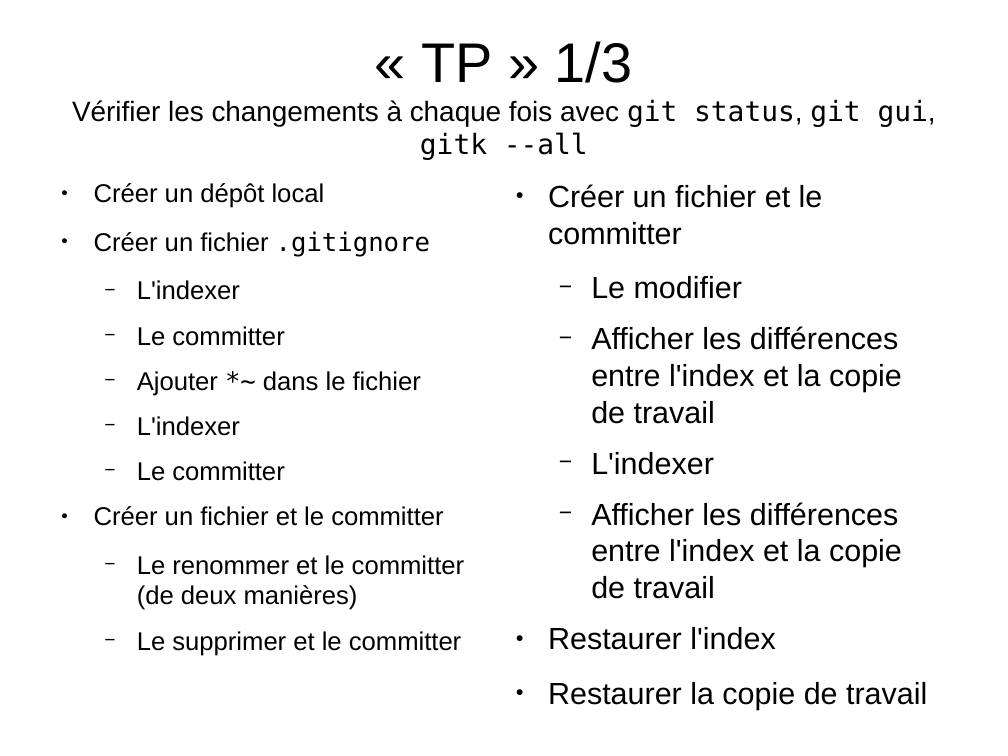
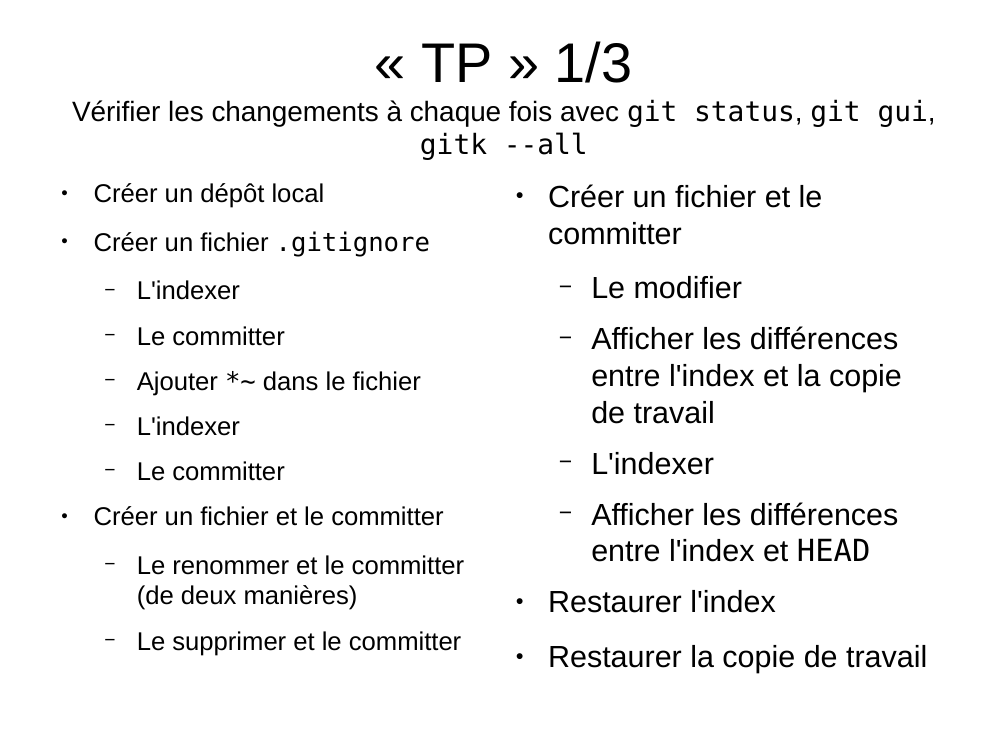
Before and after one commit to ClementGGuy/toyrepo, a slide deck: slide 15 of doc/FormationGit.odp (slide 14 before the commit). Drawn at 1008x756 pixels with LibreOffice and Linux fonts; fonts in the diff are those of the drawing. Boxes give left, top, right and bottom in pixels: in the first picture for what was removed or moved away, otherwise in the second. Text is boxed around its words. In the diff, an @@ line names an element or a change of style, - is before the commit and + after.

```diff
--- a/doc/FormationGit.odp
+++ b/doc/FormationGit.odp
@@ text at (x1=591, y1=502, x2=899, y2=562): text changed @@
-  − Afficher les différences entre l'index et la copie de travail
+  − Afficher les différences entre l'index et HEAD
```
Also in this commit, not shown: 3 other slides changed, 1 slide added, 3 other files.
